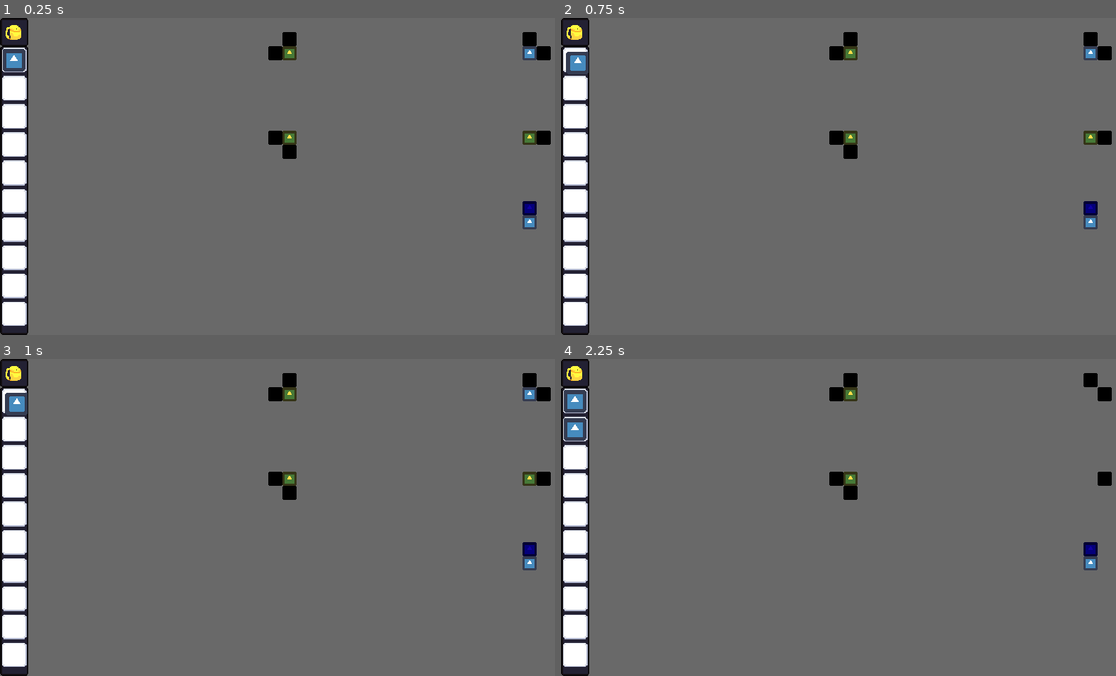
Above: before the commit, frames 1-4 (two rows, left to right).
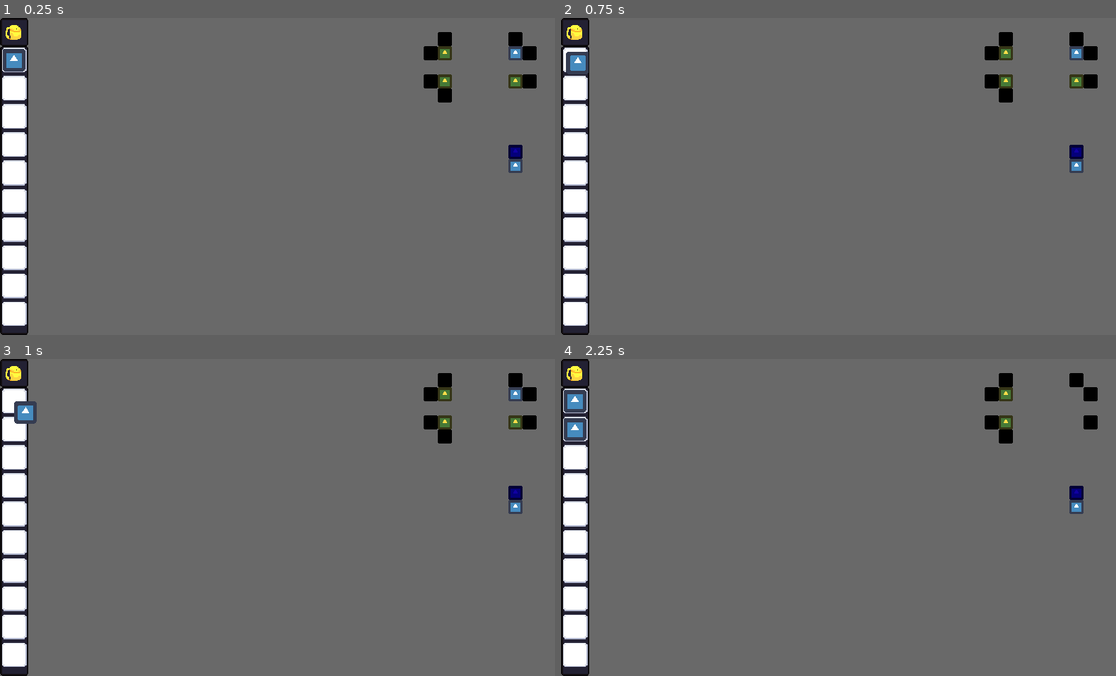
Above: after the commit, the same moments.

Repository: JamesRomero2/BlockEzcape-Prototype
Game: Godot game, scene res://prototype/Prototype.tscn
Same seed, same stepped clock (60 frames per second), same inputs: the game is played once before the commit and once after it. The project has no main scene, so this scene is started directly. The engine's default icon, where the game draws it, is replaced by a stand-in: a white triangle on a blue panel in a dark square.
Inputs (mouse positions are in pixels of both pictures, inside the frame that each line leads up to):
- Up to frame 1 (0.25 s): no input
- Up to frame 2 (0.75 s): tap Enter at 0.5 s; move the mouse to (577, 59) at 0.52 s; hold Right (ui_right) from 0.53 s (still down); click (577, 59) at 0.67 s
- Up to frame 3 (1 s): keep holding Right (ui_right)
- Up to frame 4 (2.25 s): tap Space at 1.25 s; move the mouse to (577, 428) at 1.27 s; release Right (ui_right) at 1.28 s; hold Down (ui_down) 1.28-2.03 s; click (577, 428) at 1.42 s; tap Enter at 2 s; move the mouse to (577, 457) at 2.02 s; hold Right (ui_right) from 2.03 s (still down); click (577, 457) at 2.17 s

The runs differ from the first frame. In frame 1, 2.8% of the frame differs, in the area x 48-100%, y 4-67%; in frame 2, 2.8%; in frame 3, 3.2%, in the area x 0-100%, y 4-67%; in frame 4, 2.5%.

Commit message:
Inventory Bug Fixes

Diff:
--- a/prototype/Inventory.gd
+++ b/prototype/Inventory.gd
@@ -1,6 +1,10 @@
 extends Node2D
 
+signal addItemToSlot(holdingItem, slot)
+signal removeItem(slot)
+
 onready var inventorySlots := $GridContainer
+onready var tileMap = get_node("/root/Prototype/GameArea/TileMap")
 
 const SLOTCLASS := preload("res://prototype/Slot.gd")
 
@@ -9,8 +13,10 @@
 
 
 func _ready():
-	for inv_slot in inventorySlots.get_children():
-		inv_slot.connect("gui_input", self, "slotGuiInput", [inv_slot])
+	var slots = inventorySlots.get_children()
+	for i in range(slots.size()):
+		slots[i].connect("gui_input", self, "slotGuiInput", [slots[i]])
+		slots[i].slotIndex = i
 
 	initializeInventory()
 
@@ -26,23 +32,32 @@
 		if event.button_index == BUTTON_LEFT && event.pressed:
 			if holdingItem != null:
 				if !slot.item:
+					emit_signal("addItemToSlot", holdingItem, slot)
 					slot.putIntoSlot(holdingItem)
 					holdingItem = null
 				else:
-					var tempItem = slot.item
-					slot.pickFromSlot()
-					tempItem.global_position = event.global_position
-					slot.putIntoSlot(holdingItem)
-					holdingItem = tempItem
+					if holdingItem.item_name != slot.item.item_name:
+						emit_signal("removeItem", slot)
+						emit_signal("addItemToSlot", holdingItem, slot)
+						var tempItem = slot.item
+						slot.pickFromSlot()
+						tempItem.global_position = event.global_position
+						slot.putIntoSlot(holdingItem)
+						holdingItem = tempItem
 			elif slot.item:
+				emit_signal("removeItem", slot)
 				holdingItem = slot.item
 				slot.pickFromSlot()
 				holdingItem.global_position = get_global_mouse_position() - Vector2(10,10)
 
-func _input(event):
+func _input(_event):
 	if holdingItem:
-		holdingItem.global_position = get_global_mouse_position() - Vector2(10,10)
+		# holdingItem.global_position = get_global_mouse_position()
+		var mouseTile = tileMap.world_to_map(get_global_mouse_position())
+		var localPos = tileMap.map_to_world(mouseTile)
+		var worldPos = tileMap.to_global(localPos)
 
+		holdingItem.global_position = worldPos
 
 
 func _on_Prototype_inventorySignal():
--- a/prototype/LevelScript.gd
+++ b/prototype/LevelScript.gd
@@ -1,6 +1,8 @@
 extends Node2D
 
 const NUMBERINVENTORYSLOT = 9
+const SLOTCLASS := preload("res://prototype/Slot.gd")
+const ITEMCLASS := preload("res://prototype/Item.gd")
 
 signal inventorySignal
 
@@ -26,3 +28,11 @@
 	print(itemName, itemQuantity)
 	print(inventory)
 	emit_signal("inventorySignal")
+
+
+func _on_Inventory_addItemToSlot(item: ITEMCLASS, slot: SLOTCLASS):
+	inventory[slot.slotIndex] = [item.item_name, item.item_quantity]
+
+
+func _on_Inventory_removeItem(slot: SLOTCLASS):
+	inventory.erase(slot.slotIndex)
--- a/prototype/Prototype.tscn
+++ b/prototype/Prototype.tscn
@@ -22,6 +22,8 @@
 [sub_resource type="RectangleShape2D" id=4]
 extents = Vector2( 8, 8 )
 
+[sub_resource type="TileSet" id=6]
+
 [sub_resource type="StyleBoxTexture" id=5]
 texture = ExtResource( 7 )
 region_rect = Rect2( 0, 0, 32, 32 )
@@ -34,10 +36,10 @@
 current = true
 
 [node name="GameArea" type="Node2D" parent="."]
-position = Vector2( 304, 16 )
+position = Vector2( 480, 16 )
 
 [node name="Player" type="KinematicBody2D" parent="GameArea"]
-position = Vector2( 288, 16 )
+position = Vector2( 96, 16 )
 script = ExtResource( 2 )
 __meta__ = {
 "_edit_group_": true
@@ -57,7 +59,7 @@
 cast_to = Vector2( 8, 0 )
 
 [node name="Wall" type="StaticBody2D" parent="GameArea"]
-position = Vector2( 16, 128 )
+position = Vector2( 16, 64 )
 __meta__ = {
 "_edit_group_": true
 }
@@ -74,7 +76,7 @@
 shape = SubResource( 2 )
 
 [node name="Wall8" type="StaticBody2D" parent="GameArea"]
-position = Vector2( 0, 112 )
+position = Vector2( 0, 48 )
 __meta__ = {
 "_edit_group_": true
 }
@@ -125,7 +127,7 @@
 shape = SubResource( 2 )
 
 [node name="Wall4" type="StaticBody2D" parent="GameArea"]
-position = Vector2( 304, 112 )
+position = Vector2( 112, 48 )
 __meta__ = {
 "_edit_group_": true
 }
@@ -141,7 +143,7 @@
 shape = SubResource( 2 )
 
 [node name="Wall2" type="StaticBody2D" parent="GameArea"]
-position = Vector2( 304, 16 )
+position = Vector2( 112, 16 )
 __meta__ = {
 "_edit_group_": true
 }
@@ -157,7 +159,7 @@
 shape = SubResource( 2 )
 
 [node name="Wall6" type="StaticBody2D" parent="GameArea"]
-position = Vector2( 288, 0 )
+position = Vector2( 96, 0 )
 __meta__ = {
 "_edit_group_": true
 }
@@ -173,7 +175,7 @@
 shape = SubResource( 2 )
 
 [node name="Wall3" type="StaticBody2D" parent="GameArea"]
-position = Vector2( 288, 208 )
+position = Vector2( 96, 144 )
 __meta__ = {
 "_edit_group_": true
 }
@@ -207,7 +209,7 @@
 shape = SubResource( 3 )
 
 [node name="Collectibles2" type="Area2D" parent="GameArea"]
-position = Vector2( 16, 112 )
+position = Vector2( 16, 48 )
 script = ExtResource( 3 )
 __meta__ = {
 "_edit_group_": true
@@ -226,7 +228,7 @@
 shape = SubResource( 3 )
 
 [node name="Collectibles3" type="Area2D" parent="GameArea"]
-position = Vector2( 288, 112 )
+position = Vector2( 96, 48 )
 script = ExtResource( 3 )
 __meta__ = {
 "_edit_group_": true
@@ -245,7 +247,7 @@
 shape = SubResource( 3 )
 
 [node name="Door" type="Area2D" parent="GameArea"]
-position = Vector2( 288, 192 )
+position = Vector2( 96, 128 )
 script = ExtResource( 5 )
 __meta__ = {
 "_edit_group_": true
@@ -260,6 +262,14 @@
 [node name="CollisionShape2D" type="CollisionShape2D" parent="GameArea/Door"]
 position = Vector2( 8, 8 )
 shape = SubResource( 4 )
+
+[node name="TileMap" type="TileMap" parent="GameArea"]
+position = Vector2( -480, -16 )
+tile_set = SubResource( 6 )
+cell_size = Vector2( 16, 16 )
+cell_custom_transform = Transform2D( 0, 0, 0, 0, 0, 0 )
+cell_y_sort = true
+format = 1
 
 [node name="Inventory" type="Node2D" parent="."]
 script = ExtResource( 9 )
@@ -368,3 +378,5 @@
 [connection signal="keyCollected" from="GameArea/Collectibles3" to="." method="_on_Collectibles_keyCollected"]
 [connection signal="keyCollected" from="GameArea/Collectibles3" to="GameArea/Door" method="_on_Collectibles_keyCollected"]
 [connection signal="body_entered" from="GameArea/Door" to="GameArea/Door" method="_on_Door_body_entered"]
+[connection signal="addItemToSlot" from="Inventory" to="." method="_on_Inventory_addItemToSlot"]
+[connection signal="removeItem" from="Inventory" to="." method="_on_Inventory_removeItem"]
--- a/prototype/Slot.gd
+++ b/prototype/Slot.gd
@@ -2,6 +2,7 @@
 
 var itemClass = preload("res://prototype/Item.tscn")
 var item = null
+var slotIndex
 
 func pickFromSlot():
 	remove_child(item)
Not shown: 1 places in prototype/Prototype.tscn that only renumber resources
